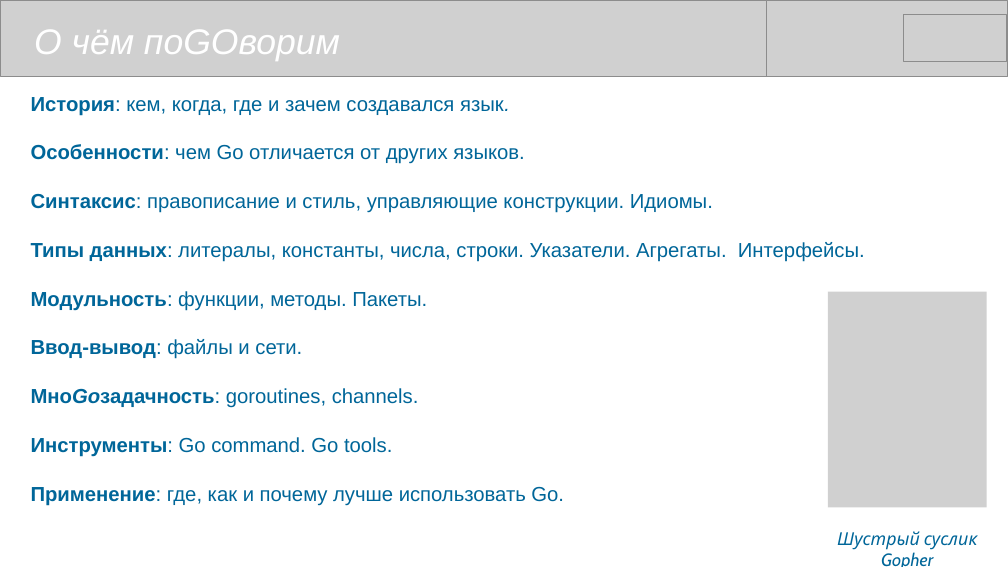
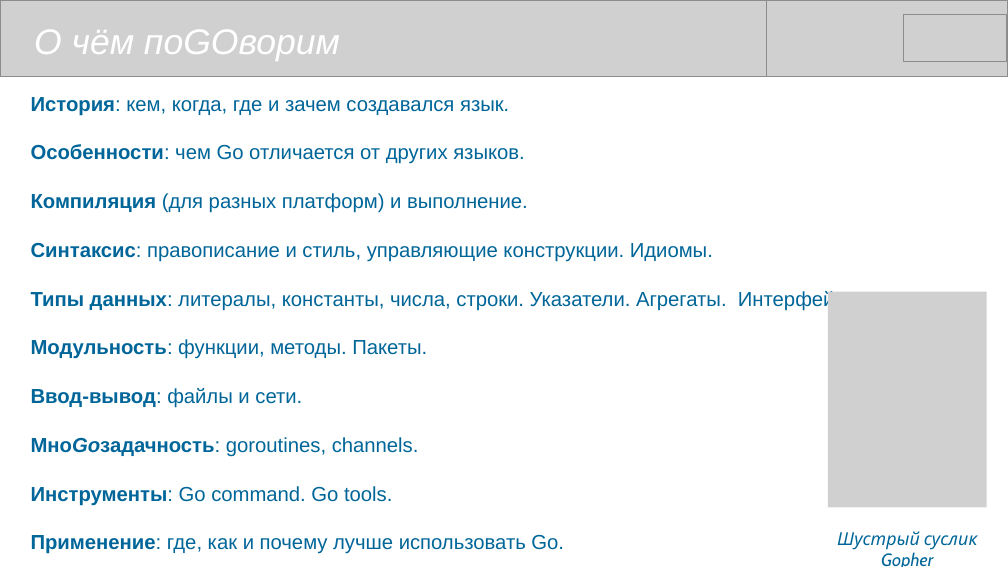
Before and after one commit to mike-shock/Go_language, a slide deck: slide 2 of Go_Intro.odp. Drawn at 1008x567 pixels with LibreOffice and Linux fonts; fonts in the diff are those of the drawing; grey boxes stand for pictures. Boxes give left, top, right and bottom in pixels: in the first picture for what was removed or moved away, otherwise in the second. Text is boxed around its words. In the diff, an @@ line names an element or a change of style, - is before the commit and + after.

```diff
--- a/Go_Intro.odp
+++ b/Go_Intro.odp
@@ text at [31,193,528,213]: paragraph added @@
+Компиляция (для разных платформ) и выполнение.
```
Also in this commit, not shown: 2 other slides changed.
